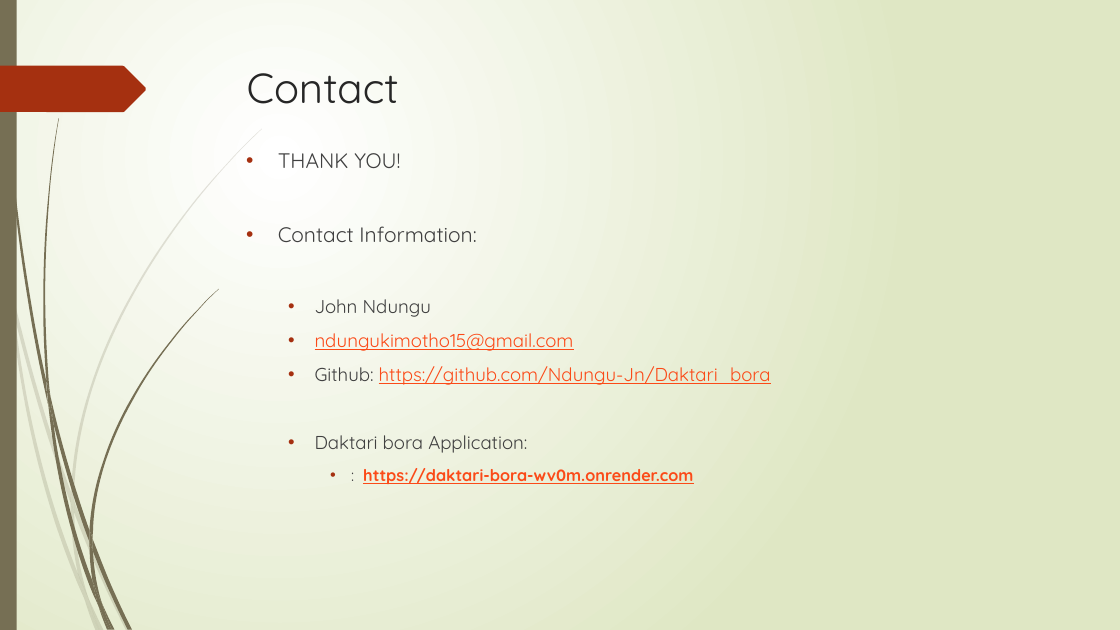
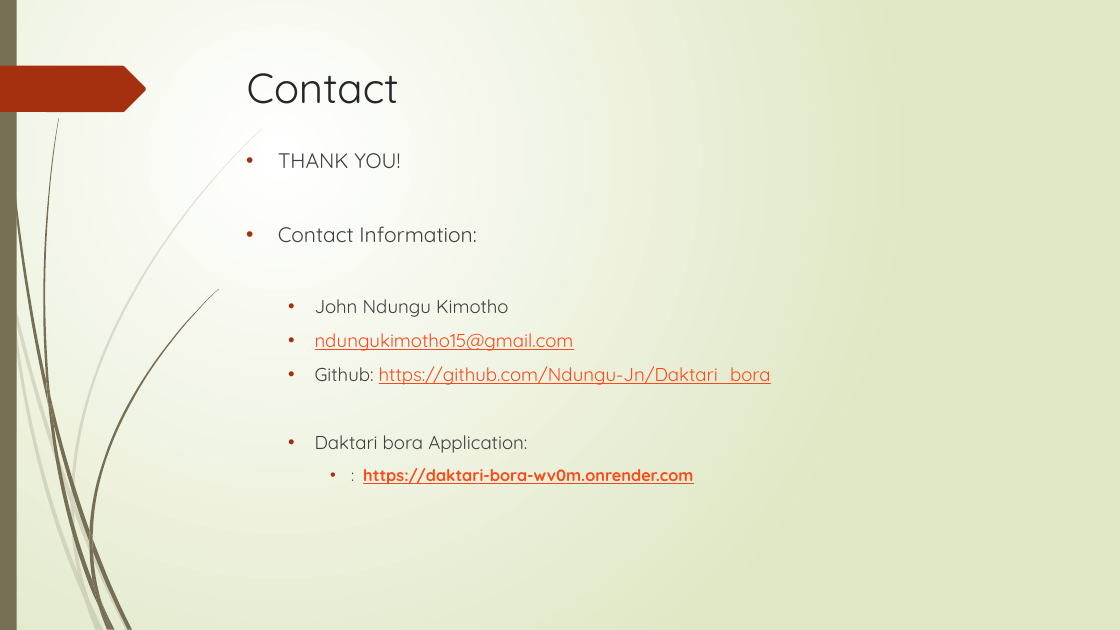
Before and after one commit to Ndungu-Jn/Daktari_bora, a slide deck: slide 15 of Daktari Bora.pptx. Drawn at 1120x630 pixels with LibreOffice and Linux fonts; fonts in the diff are those of the drawing. Boxes give left, top, right and bottom in pixels: in the first picture for what was removed or moved away, otherwise in the second. Text is boxed around its words. In the diff, an @@ line names an element or a change of style, - is before the commit and + after.

```diff
--- a/Daktari Bora.pptx
+++ b/Daktari Bora.pptx
@@ text at bbox=[315, 299, 509, 317]: text changed @@
-  • John Ndungu
+  • John Ndungu Kimotho
```
Also in this commit, not shown: 4 other slides changed.
